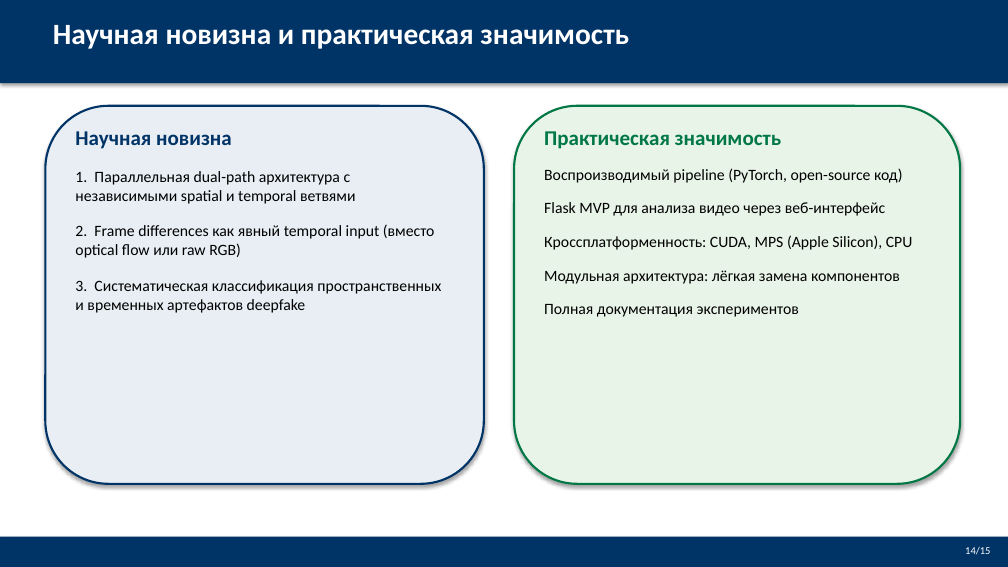
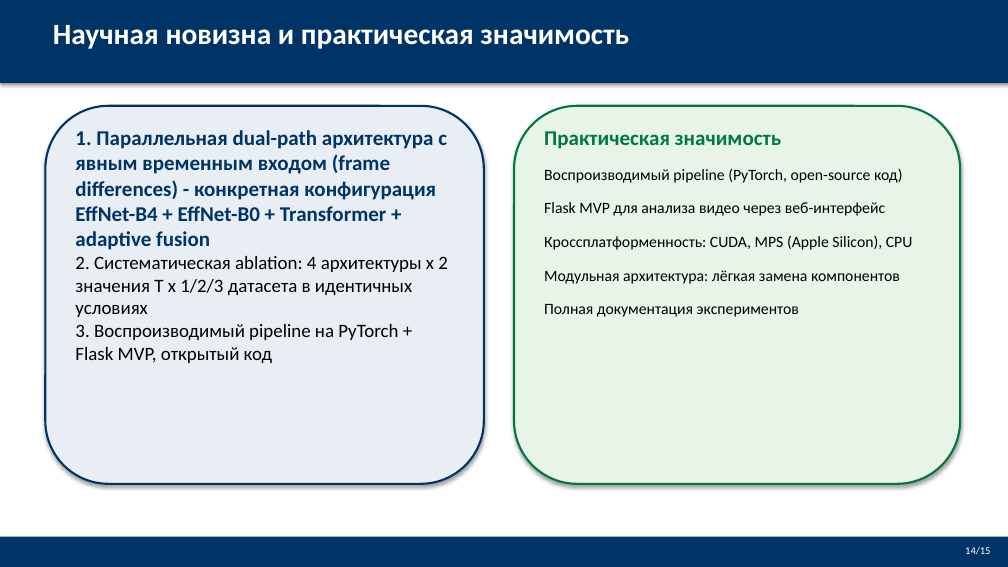
Before and after one commit to Jokeera/deepfake-detection, a slide deck: slide 14 of VKRDoc/Defense_Presentation.pptx. Drawn at 1008x567 pixels with LibreOffice and Linux fonts; fonts in the diff are those of the drawing. Boxes give left, top, right and bottom in pixels: in the first picture for what was removed or moved away, otherwise in the second. Text is boxed around its words. In the diff, an @@ line names an element or a change of style, - is before the commit and + after.

```diff
--- a/VKRDoc/Defense_Presentation.pptx
+++ b/VKRDoc/Defense_Presentation.pptx
@@ text at [75,130,448,363]: text changed; size 15 to 20 pt; text colour #000000 to #003366; bold on @@
-Научная новизна
-1. Параллельная dual-path архитектура с независимыми spatial и temporal ветвями
-2. Frame differences как явный temporal input (вместо optical flow или raw RGB)
-3. Систематическая классификация пространственных и временных артефактов deepfake
+1. Параллельная dual-path архитектура с явным временным входом (frame differences) - конкретная конфигурация EffNet-B4 + EffNet-B0 + Transformer + adaptive fusion
+2. Систематическая ablation: 4 архитектуры x 2 значения T x 1/2/3 датасета в идентичных условиях
+3. Воспроизводимый pipeline на PyTorch + Flask MVP, открытый код
```
Also in this commit, not shown: 11 other slides changed, 1 other file.
